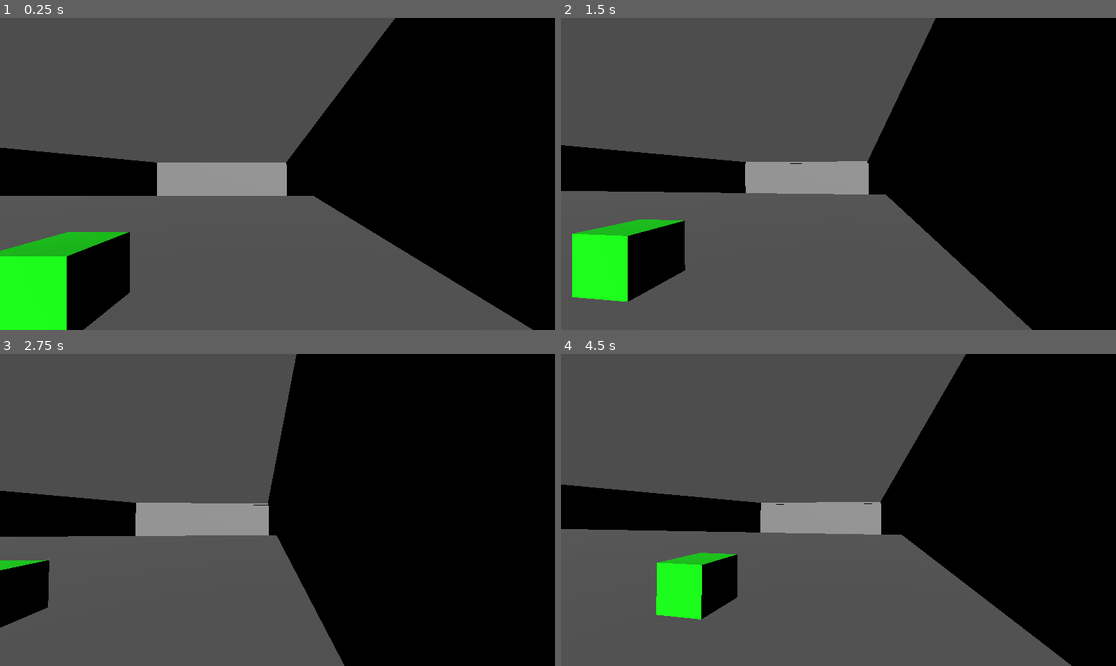
Above: before the commit, frames 1-4 (two rows, left to right).
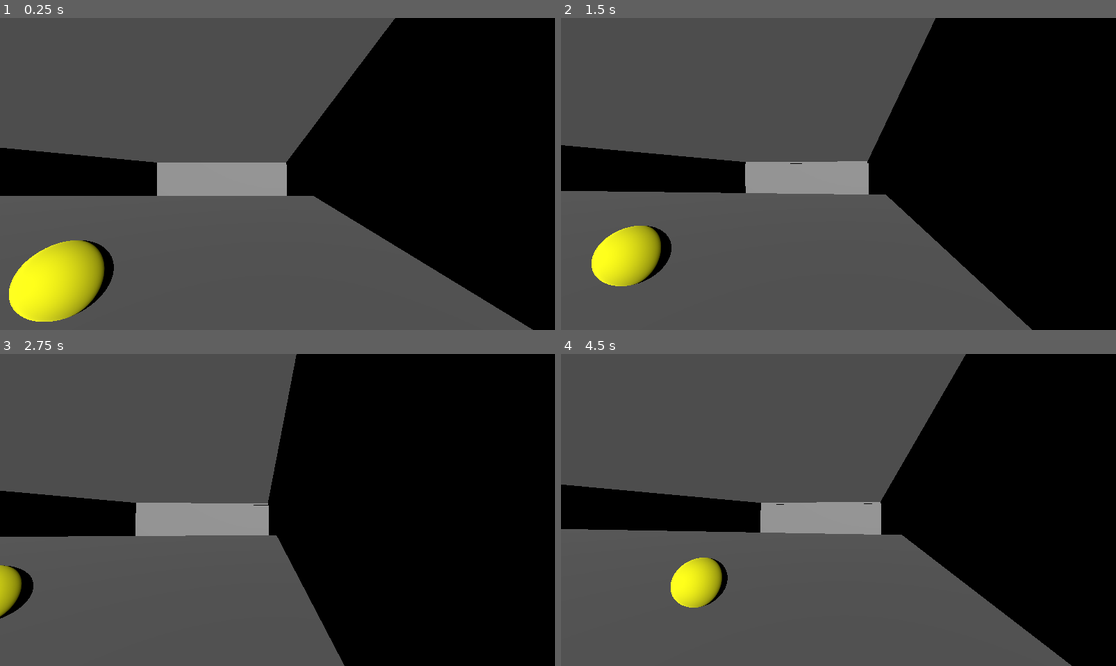
Above: after the commit, the same moments.

Repository: memjamim/FishGame
Game: Godot game, scene res://scenes/pool_level.tscn
The game is run twice, just before and just after one commit, with the same random seed, the same clock (stepped at 60 frames per second) and the same inputs. This scene is started directly instead of the project's main scene.
Inputs (mouse positions are in pixels of both pictures, inside the frame that each line leads up to):
- Up to frame 1 (0.25 s): no input
- Up to frame 2 (1.5 s): tap Enter at 0.5 s; move the mouse to (866, 174) at 0.52 s; hold D (right) 0.53-1.28 s; tap E (interact) at 0.6 s; tap Space (jump) at 0.77 s; move the mouse to (810, 174) at 1.27 s; hold S (back) from 1.28 s (still down); tap W (foward) at 1.35 s
- Up to frame 3 (2.75 s): tap Space (jump) at 1.52 s; tap E (interact) at 1.55, 2.1 s; move the mouse to (288, 503) at 2.02 s; release S (back) at 2.03 s; hold D (right) from 2.03 s (still down)
- Up to frame 4 (4.5 s): move the mouse to (832, 516) at 2.77 s; tap E (interact) at 2.85, 3.8, 4.35 s; tap Space (jump) at 3.02, 3.77 s; move the mouse to (877, 513) at 3.52 s; release D (right) at 3.53 s; hold A (left) from 3.53 s (still down); tap W (foward) at 3.6 s; move the mouse to (794, 506) at 4.27 s

The runs differ from the first frame. In frame 1, 6.2% of the frame differs, in the area x 0-24%, y 68-100%; in frame 2, 4.2%; in frame 3, 1.3%; in frame 4, 2.6%.

Commit message:
start of holdable items

Diff:
--- a/fish-game-project-folder/project.godot
+++ b/fish-game-project-folder/project.godot
@@ -20,6 +20,7 @@
 collectable="anything that can be collected by the player"
 enemy="anything that hurt the player"
 interactable="things the player can interact with and will perform an action"
+holdable="a type of collectable that is held by the player when interacted with"
 
 [input]
 
--- a/fish-game-project-folder/scenes/player.tscn
+++ b/fish-game-project-folder/scenes/player.tscn
@@ -30,3 +30,6 @@
 target_position = Vector3(0, 0, -2)
 debug_shape_custom_color = Color(0, 1, 0, 1)
 debug_shape_thickness = 1
+
+[node name="HoldPoint" type="Node3D" parent="CameraPivot/Camera3D"]
+transform = Transform3D(1, 0, 0, 0, 1, 0, 0, 0, 1, 0.6329134, -0.5991384, -0.8452022)
--- a/fish-game-project-folder/scenes/test_collectable.tscn
+++ b/fish-game-project-folder/scenes/test_collectable.tscn
@@ -1,22 +1,22 @@
 [gd_scene load_steps=5 format=3 uid="uid://c5tmxh58ogg14"]
 
-[ext_resource type="Script" uid="uid://bq5jdlyjxekp0" path="res://scenes/test_collectable.gd" id="2_3ldw6"]
+[ext_resource type="Script" uid="uid://bq5jdlyjxekp0" path="res://scripts/test_collectable.gd" id="2_3ldw6"]
 
-[sub_resource type="StandardMaterial3D" id="StandardMaterial3D_5vc5b"]
-albedo_color = Color(0, 1, 0, 1)
+[sub_resource type="StandardMaterial3D" id="StandardMaterial3D_5klyn"]
+albedo_color = Color(1, 1, 0, 1)
 
-[sub_resource type="BoxMesh" id="BoxMesh_5klyn"]
-material = SubResource("StandardMaterial3D_5vc5b")
+[sub_resource type="SphereMesh" id="SphereMesh_3ldw6"]
+material = SubResource("StandardMaterial3D_5klyn")
 
-[sub_resource type="BoxShape3D" id="BoxShape3D_3ldw6"]
+[sub_resource type="SphereShape3D" id="SphereShape3D_7ytsf"]
 
-[node name="TestCollectable" type="Node3D" groups=["collectable", "interactable"]]
+[node name="TestCollectable" type="Node3D" groups=["collectable", "holdable", "interactable"]]
 script = ExtResource("2_3ldw6")
 
 [node name="MeshInstance3D" type="MeshInstance3D" parent="."]
-mesh = SubResource("BoxMesh_5klyn")
+mesh = SubResource("SphereMesh_3ldw6")
 
 [node name="StaticBody3D" type="StaticBody3D" parent="MeshInstance3D"]
 
 [node name="CollisionShape3D" type="CollisionShape3D" parent="MeshInstance3D/StaticBody3D"]
-shape = SubResource("BoxShape3D_3ldw6")
+shape = SubResource("SphereShape3D_7ytsf")
--- /dev/null
+++ b/fish-game-project-folder/scenes/test_holdable.tscn
@@ -0,0 +1,25 @@
+[gd_scene load_steps=5 format=3 uid="uid://dnsnij54sy24f"]
+
+[ext_resource type="Script" uid="uid://bcj23cl2pih7k" path="res://scripts/test_holdable.gd" id="1_ariqn"]
+
+[sub_resource type="StandardMaterial3D" id="StandardMaterial3D_y2cyp"]
+albedo_color = Color(0, 1, 0, 1)
+
+[sub_resource type="BoxMesh" id="BoxMesh_ariqn"]
+material = SubResource("StandardMaterial3D_y2cyp")
+
+[sub_resource type="BoxShape3D" id="BoxShape3D_3svbo"]
+
+[node name="TestHoldable" type="Node3D"]
+script = ExtResource("1_ariqn")
+
+[node name="MeshInstance3D" type="MeshInstance3D" parent="."]
+mesh = SubResource("BoxMesh_ariqn")
+
+[node name="StaticBody3D" type="StaticBody3D" parent="MeshInstance3D"]
+
+[node name="CollisionShape3D" type="CollisionShape3D" parent="MeshInstance3D/StaticBody3D"]
+shape = SubResource("BoxShape3D_3svbo")
+
+[node name="HoldPointSnap" type="Node3D" parent="."]
+transform = Transform3D(1, 0, 0, 0, 1, 0, 0, 0, 1, -0.19427228, 0.14480352, 0.35875833)
--- /dev/null
+++ b/fish-game-project-folder/scripts/test_holdable.gd
@@ -0,0 +1,16 @@
+extends Node3D
+
+var IS_HELD: bool = false
+
+# Called when the node enters the scene tree for the first time.
+func _ready() -> void:
+	pass # Replace with function body.
+
+
+# Called every frame. 'delta' is the elapsed time since the previous frame.
+func _process(delta: float) -> void:
+	pass
+
+
+func _on_interact(player: CharacterBody3D) -> void:
+	pass
Renamed: fish-game-project-folder/scenes/test_collectable.gd -> fish-game-project-folder/scripts/test_collectable.gd
Renamed: fish-game-project-folder/scenes/test_collectable.gd.uid -> fish-game-project-folder/scripts/test_collectable.gd.uid
Not shown, added: fish-game-project-folder/scripts/test_holdable.gd.uid
